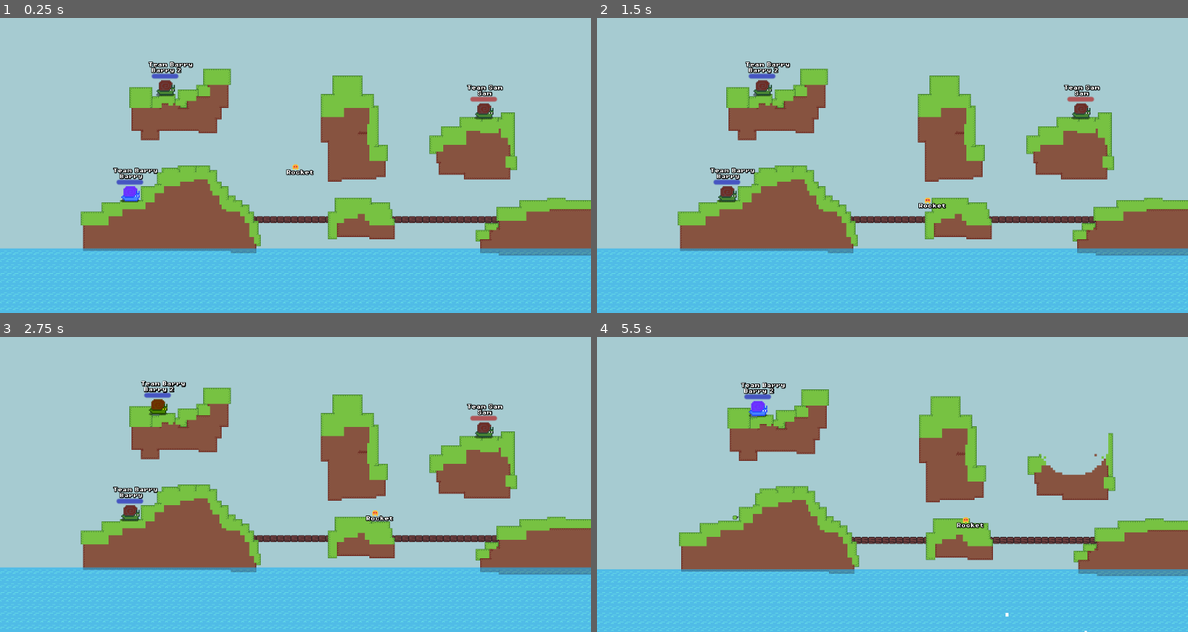
Above: before the commit, frames 1-4 (two rows, left to right).
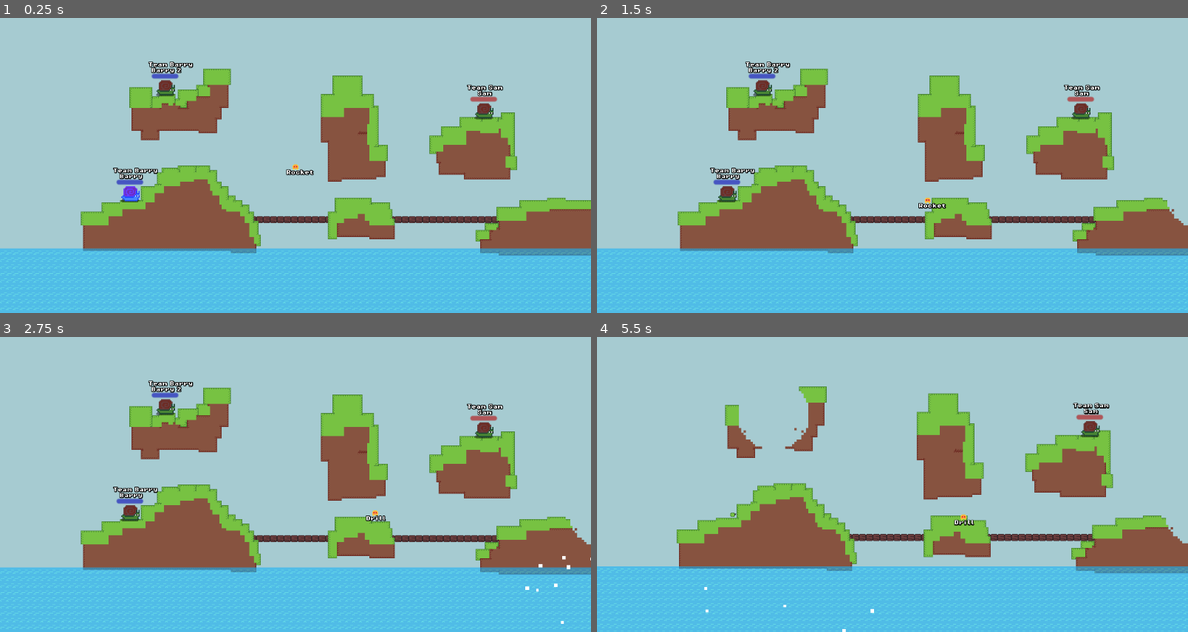
Above: after the commit, the same moments.

Repository: codingbanana21/Snail-Wars
Game: Godot game, scene res://scenes/game.tscn
Same seed, same stepped clock (60 frames per second), same inputs: the game is played once before the commit and once after it.
Inputs (mouse positions are in pixels of both pictures, inside the frame that each line leads up to):
- Up to frame 1 (0.25 s): no input
- Up to frame 2 (1.5 s): tap Enter (skip) at 0.5 s; move the mouse to (922, 165) at 0.52 s; press the mouse at (922, 165) at 0.53 s; hold D (right) from 0.53 s (still down); tap W (jump) at 0.77 s; tap Mouse wheel down (last_weapon) at 0.8, 1.35 s; tap Space at 1.25 s; move the mouse to (862, 165) at 1.27 s; release the mouse at (862, 165) at 1.28 s
- Up to frame 3 (2.75 s): tap W (jump) at 1.52 s; tap Mouse wheel up (next_weapon) at 1.55, 2.1 s; move the mouse to (307, 478) at 2.02 s; release D (right) at 2.03 s; press the mouse at (307, 478) at 2.03 s; hold A (left) from 2.03 s (still down)
- Up to frame 4 (5.5 s): tap Enter (skip) at 2.75 s; move the mouse to (886, 490) at 2.77 s; release A (left) at 2.78 s; release the mouse at (886, 490) at 2.78 s; hold D (right) 2.78-4.28 s; click (886, 490) at 2.85 s; tap W (jump) at 3.02, 3.77, 4.52 s; tap Mouse wheel down (last_weapon) at 3.05, 3.6, 5.3 s; move the mouse to (933, 487) at 3.52 s; tap Mouse wheel up (next_weapon) at 3.8, 4.35 s; move the mouse to (845, 481) at 4.27 s; hold A (left) 4.28-5.03 s; click (845, 481) at 4.55 s; move the mouse to (898, 484) at 5.02 s; press the mouse at (898, 484) at 5.03 s; hold D (right) from 5.03 s (still down)

The runs differ from the first frame. In frame 1, less than 0.1% of the frame differs, in the area x 21-24%, y 57-61%; in frame 2, 0.2%; in frame 3, 0.8%; in frame 4, 11%, in the area x 0-100%, y 15-100%.

Commit message:
Fix player shoting bugs

Diff:
--- a/projectiles/bomb.tscn
+++ b/projectiles/bomb.tscn
@@ -7,10 +7,10 @@
 
 [node name="Bomb" unique_id=791496552 instance=ExtResource("1_8u238")]
 speed = 90.0
-projectile_gravity = 700.0
 damage = 65
 explosion_time = 1.0
 explosion_size = 22
+explosion_accuracy = 16.0
 
 [node name="Image" parent="." index="0" unique_id=2045045234]
 texture = ExtResource("2_3xfjl")
--- a/projectiles/drill.tscn
+++ b/projectiles/drill.tscn
@@ -4,8 +4,8 @@
 [ext_resource type="Texture2D" uid="uid://x4hcewvk3glh" path="res://assets/images/drill.png" id="2_tpgjy"]
 
 [node name="Drill" unique_id=152536886 instance=ExtResource("1_d7knd")]
-speed = 50.0
-projectile_gravity = 400.0
+speed = 60.0
+projectile_gravity = 450.0
 damage = 30
 knockback = 800
 explosion_size = 6
--- a/projectiles/grenade.tscn
+++ b/projectiles/grenade.tscn
@@ -7,11 +7,6 @@
 radius = 6.0
 
 [node name="Grenade" unique_id=791496552 instance=ExtResource("1_yss3y")]
-projectile_gravity = 500.0
-damage = 50
-knockback = 800
-explosion_size = 18
-explosion_accuracy = 16.0
 
 [node name="Image" parent="." index="0" unique_id=2045045234]
 texture = ExtResource("2_5t3jc")
--- a/projectiles/projectile.tscn
+++ b/projectiles/projectile.tscn
@@ -7,7 +7,7 @@
 size = Vector2(15, 9)
 
 [sub_resource type="CircleShape2D" id="CircleShape2D_y514s"]
-radius = 4.0
+radius = 5.0
 
 [node name="Projectile" type="CharacterBody2D" unique_id=791496552]
 collision_layer = 0
--- a/scripts/Mouse.gd
+++ b/scripts/Mouse.gd
@@ -30,7 +30,8 @@
 
 
 func _input(event: InputEvent) -> void:
-	global_position = Globals.mouse_position
+	if !Input.is_action_pressed("attack"):
+		global_position = Globals.mouse_position
 
 
 func shake():
--- a/scripts/player.gd
+++ b/scripts/player.gd
@@ -32,68 +32,52 @@
 
 
 func _process(delta: float) -> void:
+	if hp <= 0 or global_position.y > 200:
+		dead = true
+		global_position.x = 100000
+
 	if dead:
 		if Globals.player_turn == player_number:
 			Globals.next_player()
-	else:
-		progress_bar.max_value = max_hp
-		progress_bar.value = hp
+		return
 
-		if hp <= 0 or global_position.y > 200:
-			dead = true
-			global_position.x = 100000
+	progress_bar.max_value = max_hp
+	progress_bar.value = hp
 
-		if velocity.x < 0:
+	if velocity.x < 0:
+		snail.flip_h = true
+	elif velocity.x > 0:
+		snail.flip_h = false
+
+	if Globals.player_turn == player_number:
+		snail.modulate.b = sin(Engine.get_physics_frames() / 5.0) * 3.0 + 5.0
+
+		if Input.is_action_just_pressed("next_weapon"):
+			weapon += 1
+
+		if Input.is_action_just_pressed("last_weapon"):
+			weapon -= 1
+
+		weapon = clamp(weapon, 1, 4)
+		Globals.weapon_number = weapon
+
+		if global_position > Globals.mouse_position:
 			snail.flip_h = true
-		elif velocity.x > 0:
+		else:
 			snail.flip_h = false
 
-		if Globals.player_turn == player_number:
-			snail.modulate.b = (sin(Engine.get_physics_frames() / 10.0) * 10)
+		if Input.is_action_pressed("attack"):
+			projectile_speed += 8.0 * delta
 
-			if Input.is_action_just_pressed("next_weapon"):
-				weapon += 1
-
-			if Input.is_action_just_pressed("last_weapon"):
-				weapon -= 1
-
-			weapon = clamp(weapon, 1, 4)
-			Globals.weapon_number = weapon
-
-			if global_position > Globals.mouse_position:
-				snail.flip_h = true
-			else:
-				snail.flip_h = false
-
-			if Input.is_action_pressed("attack"):
-				projectile_speed += 8.0 * delta
-
-			if (Input.is_action_just_released("attack") or projectile_speed >= 10.0) and next_player_timer.is_stopped():
-				var projectile: Projectile
-
-				if weapon == 2:
-					projectile = load("res://projectiles/grenade.tscn").instantiate()
-				elif weapon == 3:
-					projectile = load("res://projectiles/drill.tscn").instantiate()
-				elif weapon == 4:
-					projectile = load("res://projectiles/bomb.tscn").instantiate()
-				else:
-					projectile = load("res://projectiles/rocket.tscn").instantiate()
-
-				projectile.global_position = global_position
-				projectile.look_at(Globals.mouse_position)
-				projectile.speed *= projectile_speed
-				get_parent().add_child(projectile)
-
-				projectile_speed = 0.0
-				next_player_timer.start()
-		else:
-			snail.modulate = Color(1.0, 1.0, 1.0, 1.0)
+		if (Input.is_action_just_released("attack") or projectile_speed >= 10.0) and next_player_timer.is_stopped():
+			shot()
+	else:
+		snail.modulate = Color(1.0, 1.0, 1.0, 1.0)
 
 
 func _physics_process(delta: float) -> void:
 	if !dead:
-		if Globals.player_turn == player_number:
+		if Globals.player_turn == player_number and !Input.is_action_pressed("attack"):
 			if is_on_floor():
 				dir = Input.get_axis("left", "right")
 				velocity.x += dir * SPEED
@@ -117,6 +101,28 @@
 			velocity.x *= 0.97
 
 
+func shot():
+	var projectile: Projectile
+
+	if weapon == 2:
+		projectile = load("res://projectiles/grenade.tscn").instantiate()
+	elif weapon == 3:
+		projectile = load("res://projectiles/drill.tscn").instantiate()
+	elif weapon == 4:
+		projectile = load("res://projectiles/bomb.tscn").instantiate()
+	else:
+		projectile = load("res://projectiles/rocket.tscn").instantiate()
+
+	projectile.global_position = global_position
+	projectile.look_at(Globals.mouse_position)
+	projectile.speed *= projectile_speed
+	get_parent().add_child(projectile)
+
+	projectile_speed = 0.0
+	Input.action_release("attack")
+	next_player_timer.start()
+
+
 func damage(damge: int):
 	hp -= damge
 
--- a/scripts/projectile.gd
+++ b/scripts/projectile.gd
@@ -6,8 +6,8 @@
 @onready var explosion_timer: Timer = $ExplosionTimer
 
 @export var speed: float = 70.0
-@export var projectile_gravity: float = 600.0
-@export var damage: int = 55
+@export var projectile_gravity: float = 650.0
+@export var damage: int = 50
 @export var knockback: int = 1000
 @export var explosion_time: float = 3.0
 @export var explosion_size: int = 16
